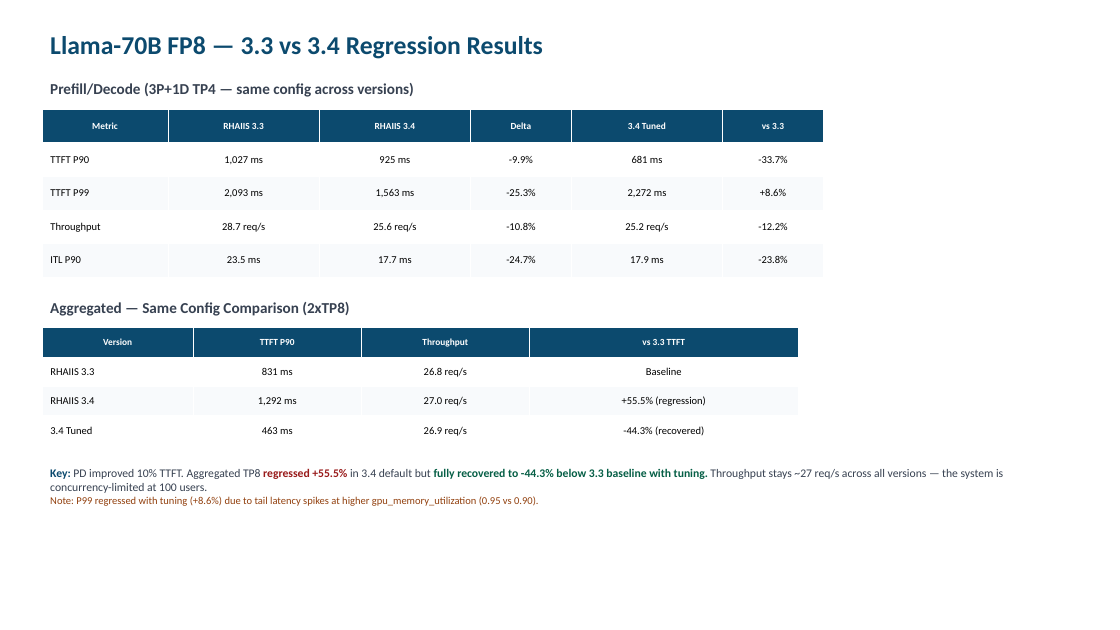
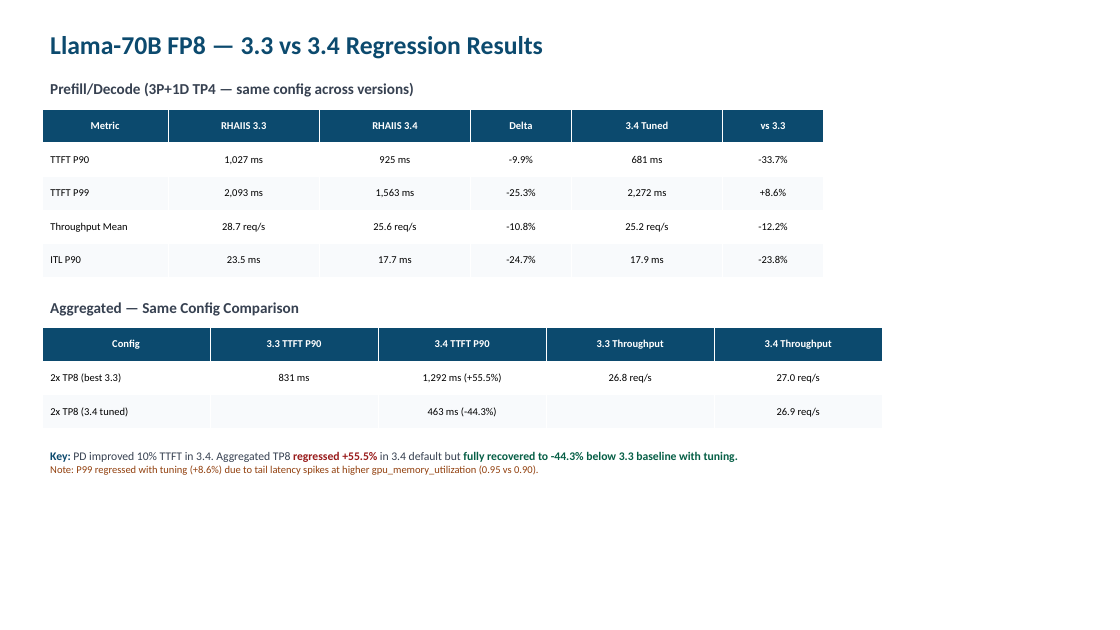
Before and after one commit to openshift-psap/serveit-studio, a slide deck: slide 5 of docs/rhaiis-3.3-vs-3.4-final.pptx. Drawn at 1120x630 pixels with LibreOffice and Linux fonts; fonts in the diff are those of the drawing. Boxes give left, top, right and bottom in pixels: in the first picture for what was removed or moved away, otherwise in the second. Text is boxed around its words. In the diff, an @@ line names an element or a change of style, - is before the commit and + after.

```diff
--- a/docs/rhaiis-3.3-vs-3.4-final.pptx
+++ b/docs/rhaiis-3.3-vs-3.4-final.pptx
@@ table at bbox=[42, 109, 823, 277] @@
-row 4, column 1: Throughput
+row 4, column 1: Throughput Mean
@@ size 8 to 9 pt in "Metric", "RHAIIS 3.3", "RHAIIS 3.4", "Delta" and 2 more places @@
@@ table at bbox=[42, 328, 882, 429] @@
-Version | TTFT P90 | Throughput | vs 3.3 TTFT
-RHAIIS 3.3 | 831 ms | 26.8 req/s | Baseline
-RHAIIS 3.4 | 1,292 ms | 27.0 req/s | +55.5% (regression)
-3.4 Tuned | 463 ms | 26.9 req/s | -44.3% (recovered)
+Config | 3.3 TTFT P90 | 3.4 TTFT P90 | 3.3 Throughput | 3.4 Throughput
+2x TP8 (best 3.3) | 831 ms | 1,292 ms (+55.5%) | 26.8 req/s | 27.0 req/s
+2x TP8 (3.4 tuned) |  | 463 ms (-44.3%) |  | 26.9 req/s
@@ table: place and size @@
-table at bbox=[42, 328, 798, 445]
+table at bbox=[42, 328, 882, 429]
@@ text at bbox=[50, 302, 298, 316]: text changed @@
-Aggregated — Same Config Comparison (2xTP8)
+Aggregated — Same Config Comparison
@@ text "Key: PD improved 10% TTFT ...": place and size @@
-text "Key: PD improved 10% TTFT ..." at bbox=[50, 468, 1003, 506]
+text "Key: PD improved 10% TTFT ..." at bbox=[50, 451, 738, 475]
@@ text at bbox=[50, 451, 738, 462]: text changed; bold on @@
-Key: PD improved 10% TTFT. Aggregated TP8 regressed +55.5% in 3.4 default but fully recovered to -44.3% below 3.3 baseline with tuning. Throughput stays ~27 req/s across all versions — the system is concurrency-limited at 100 users.
+Key: PD improved 10% TTFT in 3.4. Aggregated TP8 regressed +55.5% in 3.4 default but fully recovered to -44.3% below 3.3 baseline with tuning.
```
Also in this commit, not shown: 7 other slides changed.
